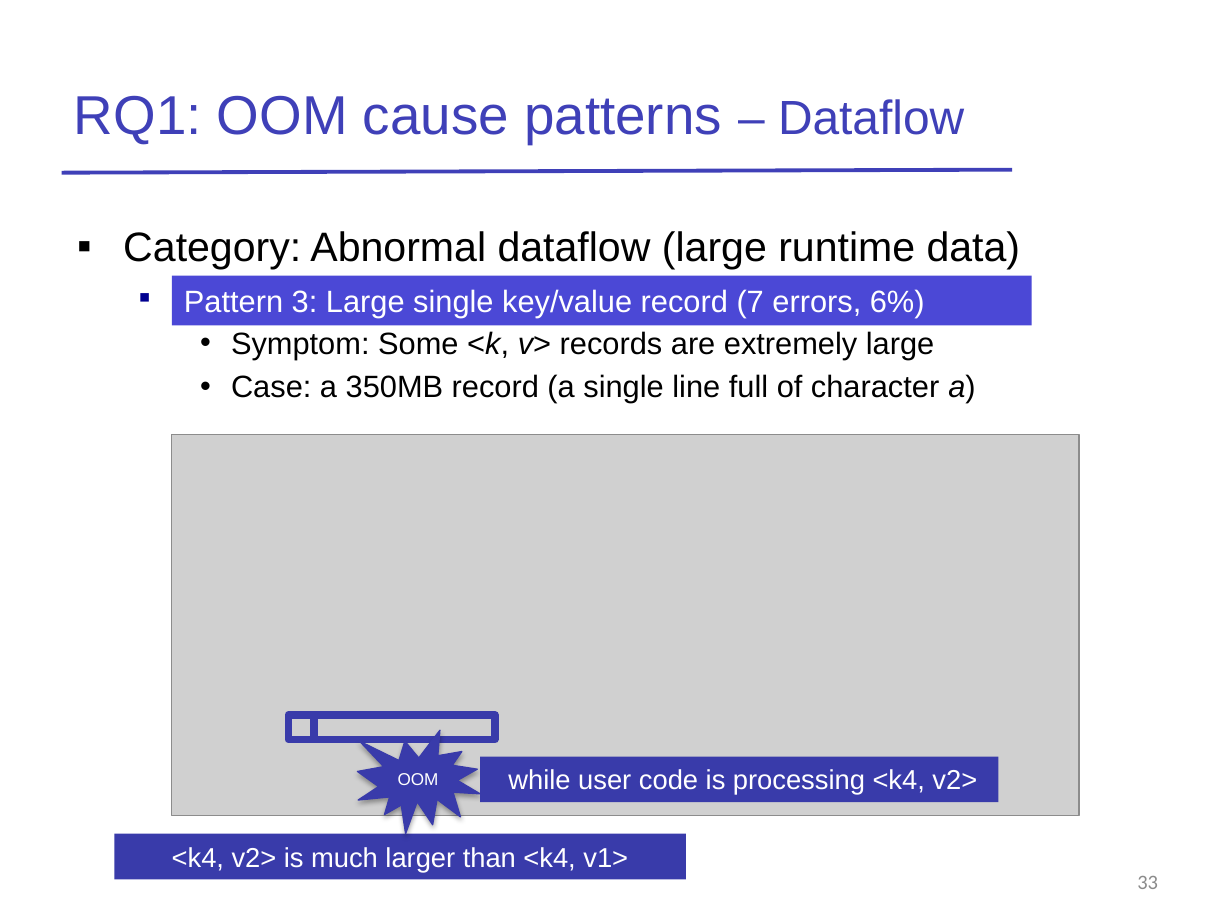
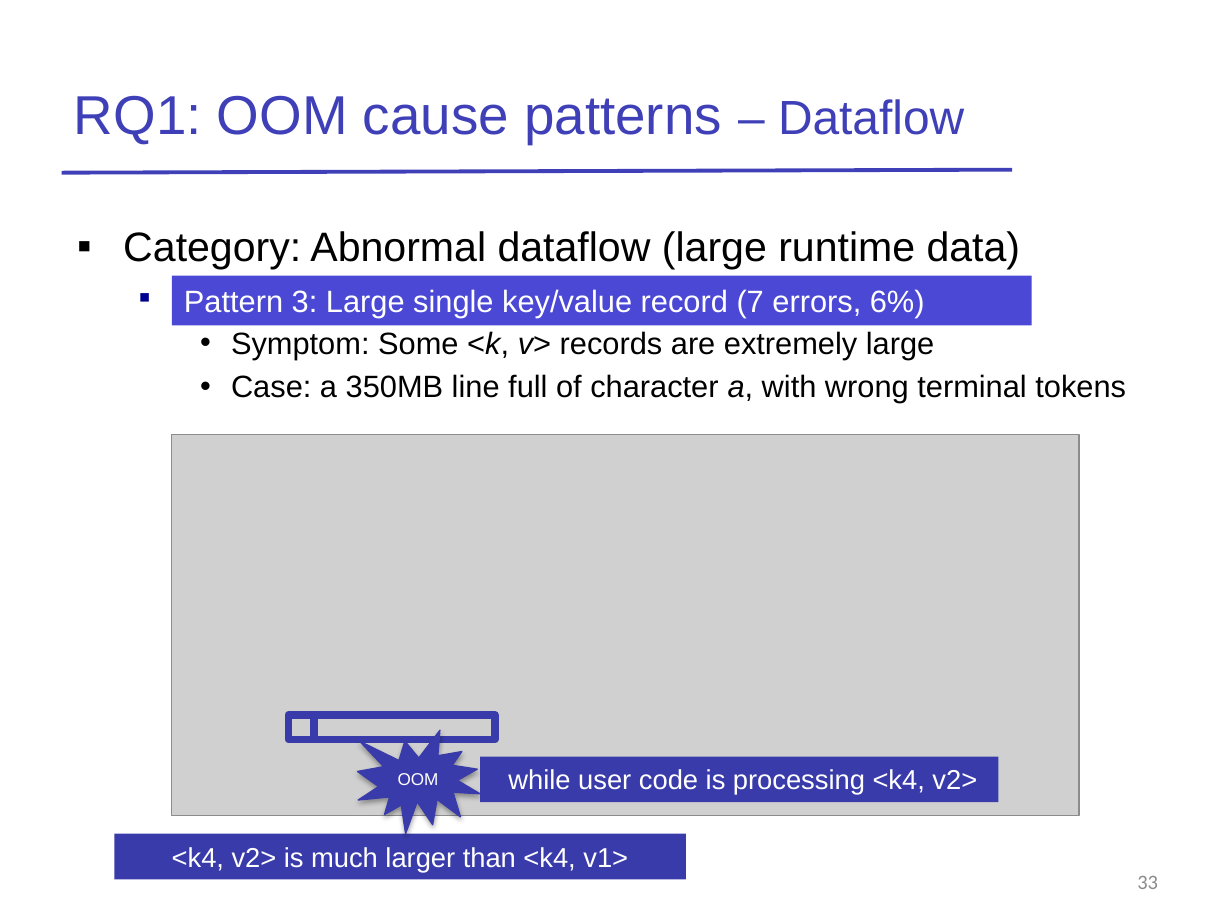
Before and after one commit to JerryLead/MyPaper, a slide deck: slide 33 of slides/OOM-talk-Lijie.pptx. Drawn at 1232x924 pixels with LibreOffice and Linux fonts; fonts in the diff are those of the drawing; grey boxes stand for pictures. Boxes give left, top, right and bottom in pixels: in the first picture for what was removed or moved away, otherwise in the second. Text is boxed around its words. In the diff, an @@ line names an element or a change of style, - is before the commit and + after.

```diff
--- a/slides/OOM-talk-Lijie.pptx
+++ b/slides/OOM-talk-Lijie.pptx
@@ text at [231, 374, 1126, 403]: text changed @@
-    • Case: a 350MB record (a single line full of character a)
+    • Case: a 350MB line full of character a, with wrong terminal tokens
```
Also in this commit, not shown: 20 other slides changed, 5 slides added, 2 slides removed, 1 other file.
